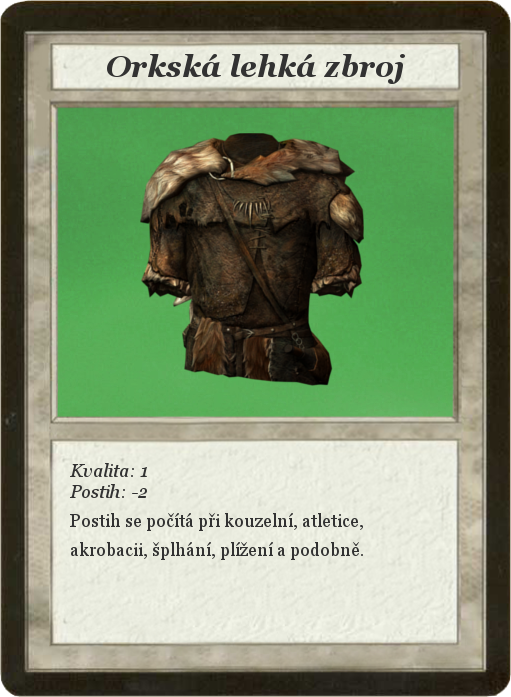
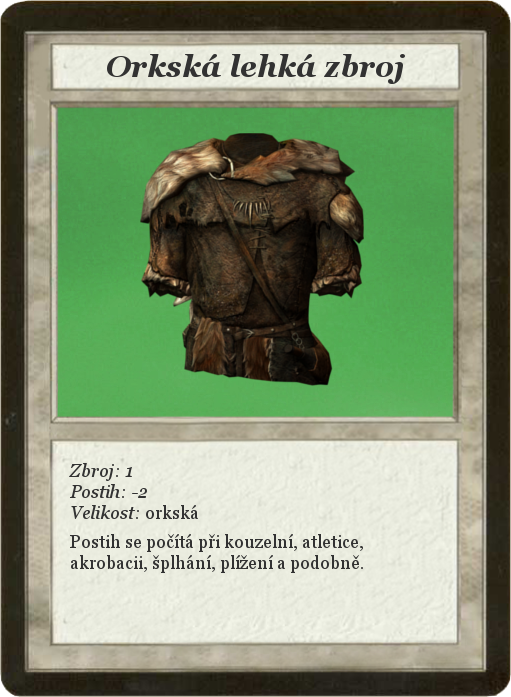
Before/after of a 511x697 layered artwork. What changed in the layer stack:
renamed "Kvalita: 1 ..." to "Zbroj: 1 ...", painted on it over (69, 463, 363, 573)
